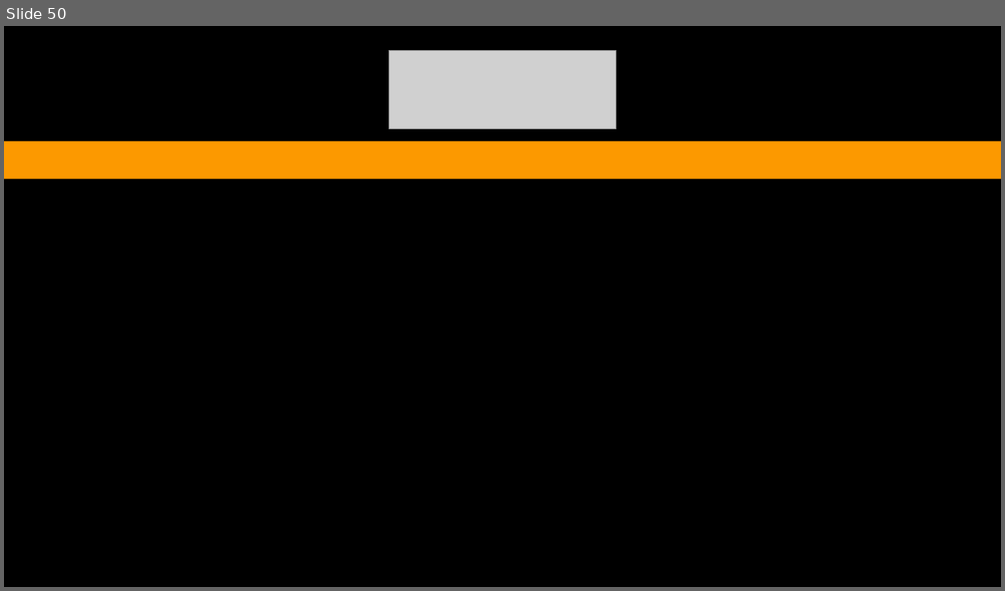
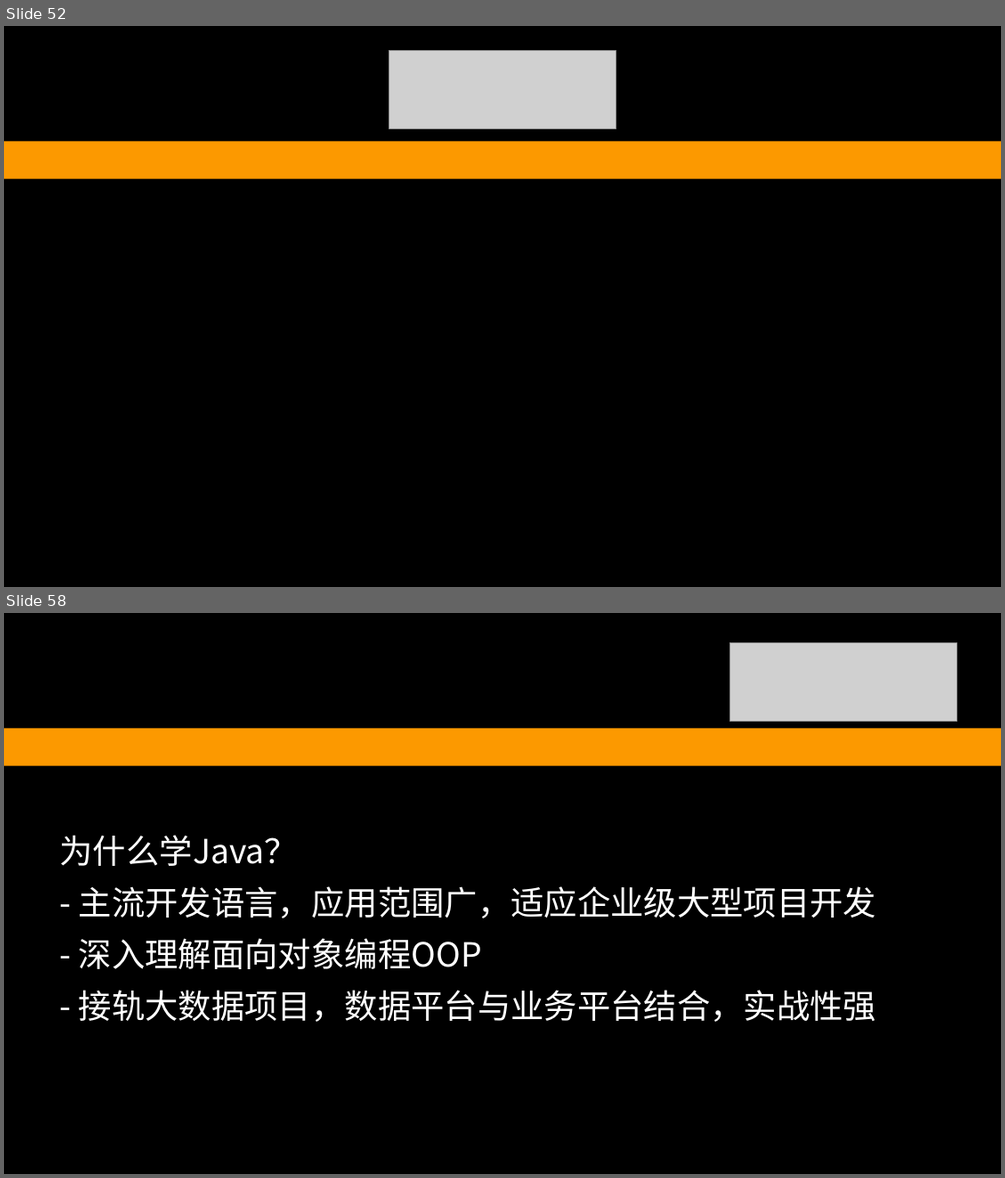
Before and after one commit to redskirt/liu-coding, a slide deck: doc/LiuCoding-TUT 2.pptx. Shown one above the other, each under a label of ours: slide 50 before the commit, slides 52 and 58 after it; the slides between them are not shown. The pictures are 1005x591 and 1005x1178 pixels, drawn with LibreOffice and Linux fonts; fonts in the diff are those of the drawing; grey boxes stand for pictures. Boxes give left, top, right and bottom in pixels: in the first picture for what was removed or moved away, otherwise in the second. Text is boxed around its words. In the diff, an @@ line names an element or a change of style, - is before the commit and + after.

```diff
--- a/doc/LiuCoding-TUT 2.pptx
+++ b/doc/LiuCoding-TUT 2.pptx
@@ slide 58 added at bbox=[4, 613, 1001, 1174], background #FFFFFF; not listed: 2 template elements that a slide beside it also shows @@
@@ picture added at bbox=[730, 643, 956, 721] @@
@@ text added at bbox=[60, 835, 876, 1022], 32 pt, text #FFFFFF @@
+为什么学Java？
+- 主流开发语言，应用范围广，适应企业级大型项目开发
+- 深入理解面向对象编程OOP
+- 接轨大数据项目，数据平台与业务平台结合，实战性强
@@ what was slide 50 is now slide 52 @@
```
Also in this commit, not shown: 15 slides changed, 9 other slides added, 5 other files.
